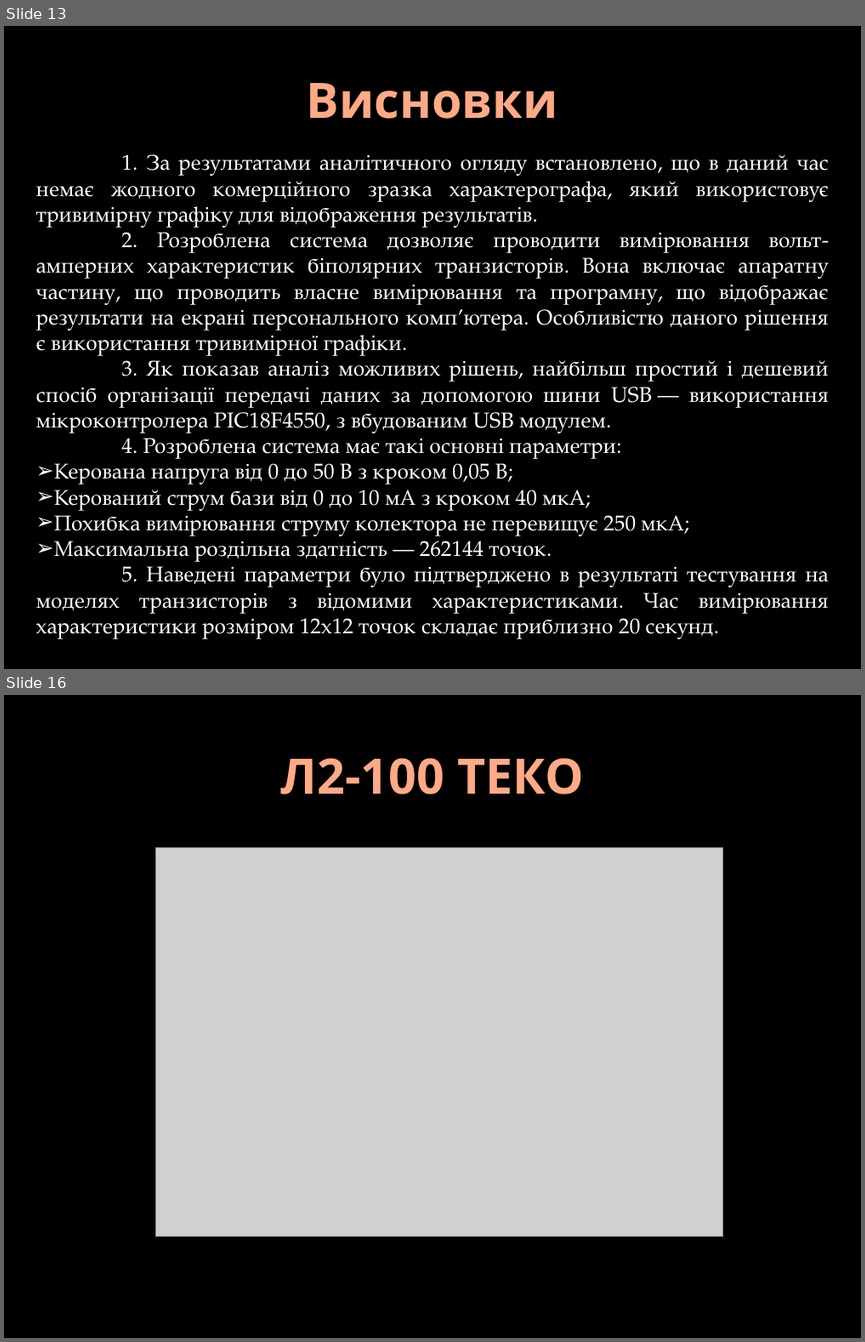
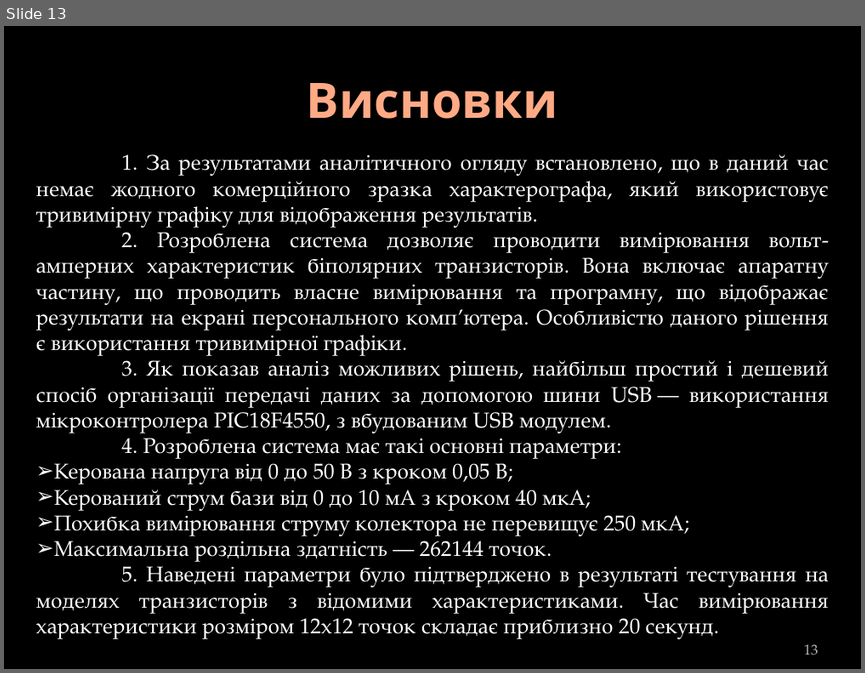
Before and after one commit to DoctorScrept/Temp, a slide deck: Report/DiplomReport.pptx. Shown one above the other, each under a label of ours: slides 13 and 16 before the commit, slide 13 after it; the slides between them are not shown. The pictures are 865x1342 and 865x673 pixels, drawn with LibreOffice and Linux fonts; fonts in the diff are those of the drawing; grey boxes stand for pictures; background and template pictures are left out. Boxes give left, top, right and bottom in pixels: in the first picture for what was removed or moved away, otherwise in the second. Text is boxed around its words. In the diff, an @@ line names an element or a change of style, - is before the commit and + after.

```diff
--- a/Report/DiplomReport.pptx
+++ b/Report/DiplomReport.pptx
@@ slide 16 removed at bbox=[4, 695, 861, 1338], background picture (left out) @@
@@ title removed at bbox=[281, 758, 584, 794] @@
-Л2-100 ТЕКО
@@ picture removed at bbox=[155, 847, 722, 1236] @@
@@ slide 13 changed as well @@
@@ page number added at bbox=[804, 644, 818, 655], 12 pt, text #BDBDBD @@
+13
```
Also in this commit, not shown: 12 other slides changed, 7 other slides removed, 5 other files.
